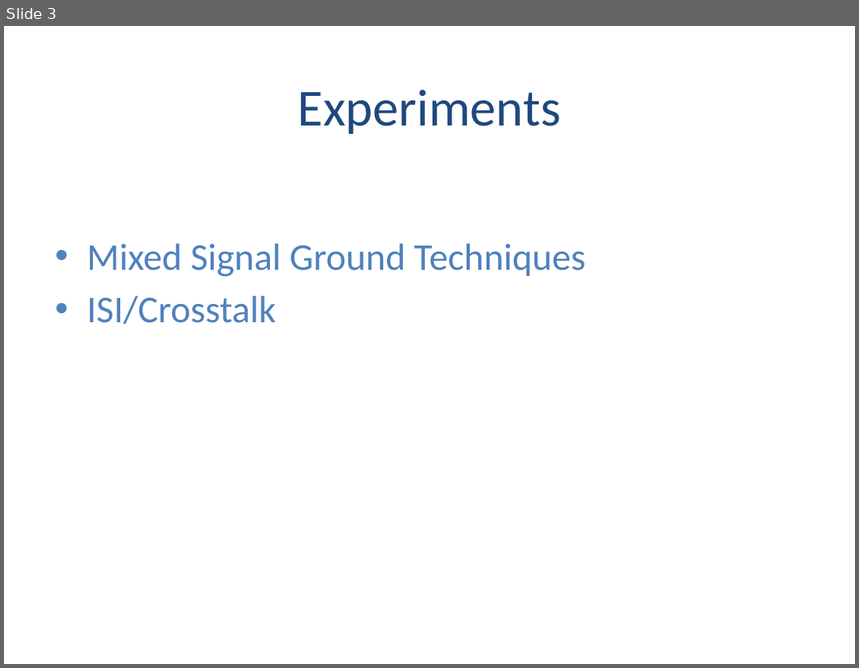
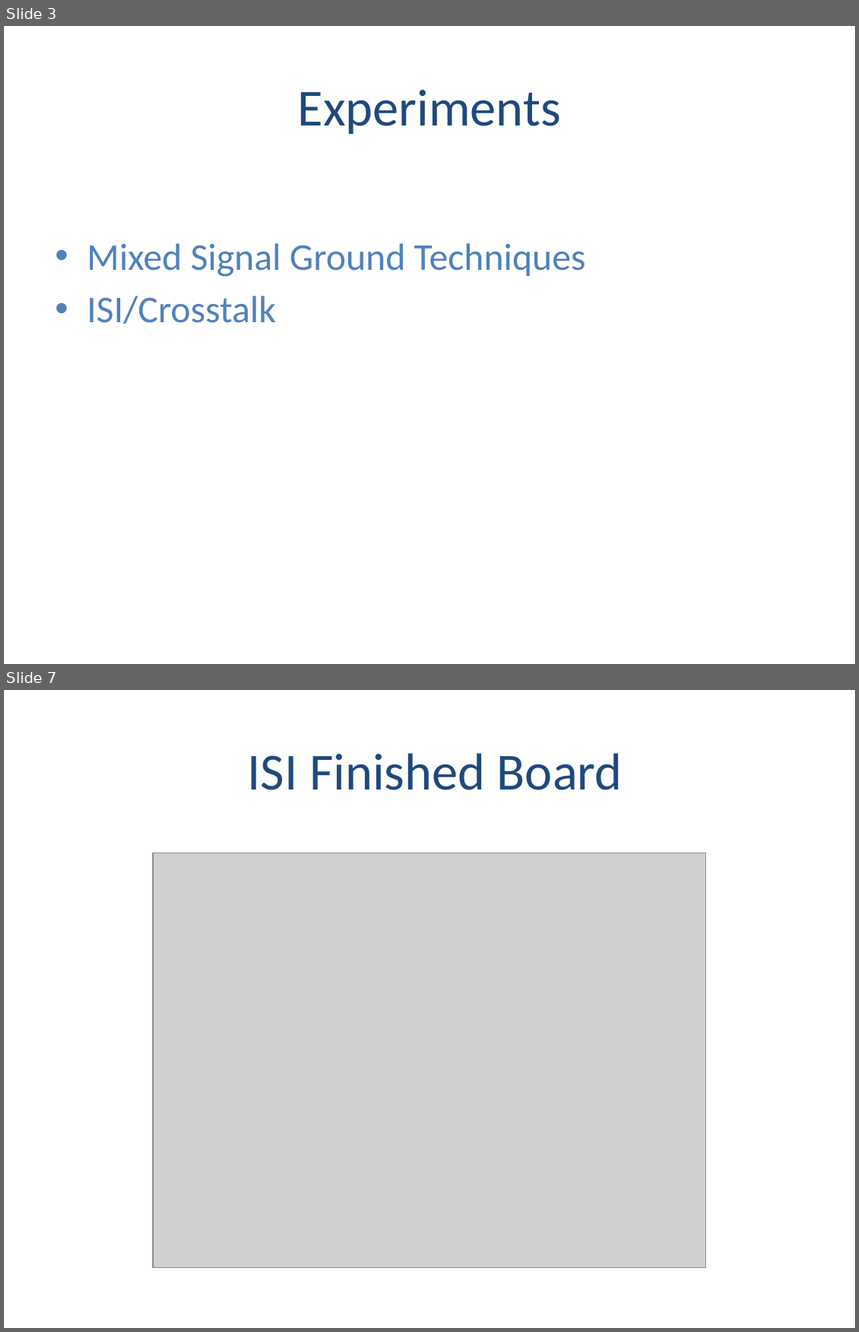
Before and after one commit to BrandonTowell/Capstone-Team-12, a slide deck: Documentation/T12 Final Presentation.pptx. Shown one above the other, each under a label of ours: slide 3 before the commit, slides 3 and 7 after it; the slides between them are not shown. The pictures are 859x668 and 859x1332 pixels, drawn with LibreOffice and Linux fonts; fonts in the diff are those of the drawing; grey boxes stand for pictures. Boxes give left, top, right and bottom in pixels: in the first picture for what was removed or moved away, otherwise in the second. Text is boxed around its words. In the diff, an @@ line names an element or a change of style, - is before the commit and + after.

```diff
--- a/Documentation/T12 Final Presentation.pptx
+++ b/Documentation/T12 Final Presentation.pptx
@@ slide 7 added at (4,690,855,1328), background #FFFFFF @@
@@ title added at (248,753,623,790), 44 pt, text #1F497D @@
+ISI Finished Board
@@ picture added at (153,853,706,1269) @@
```
Also in this commit, not shown: 8 slides changed, 3 other slides added, 4 slides removed.
